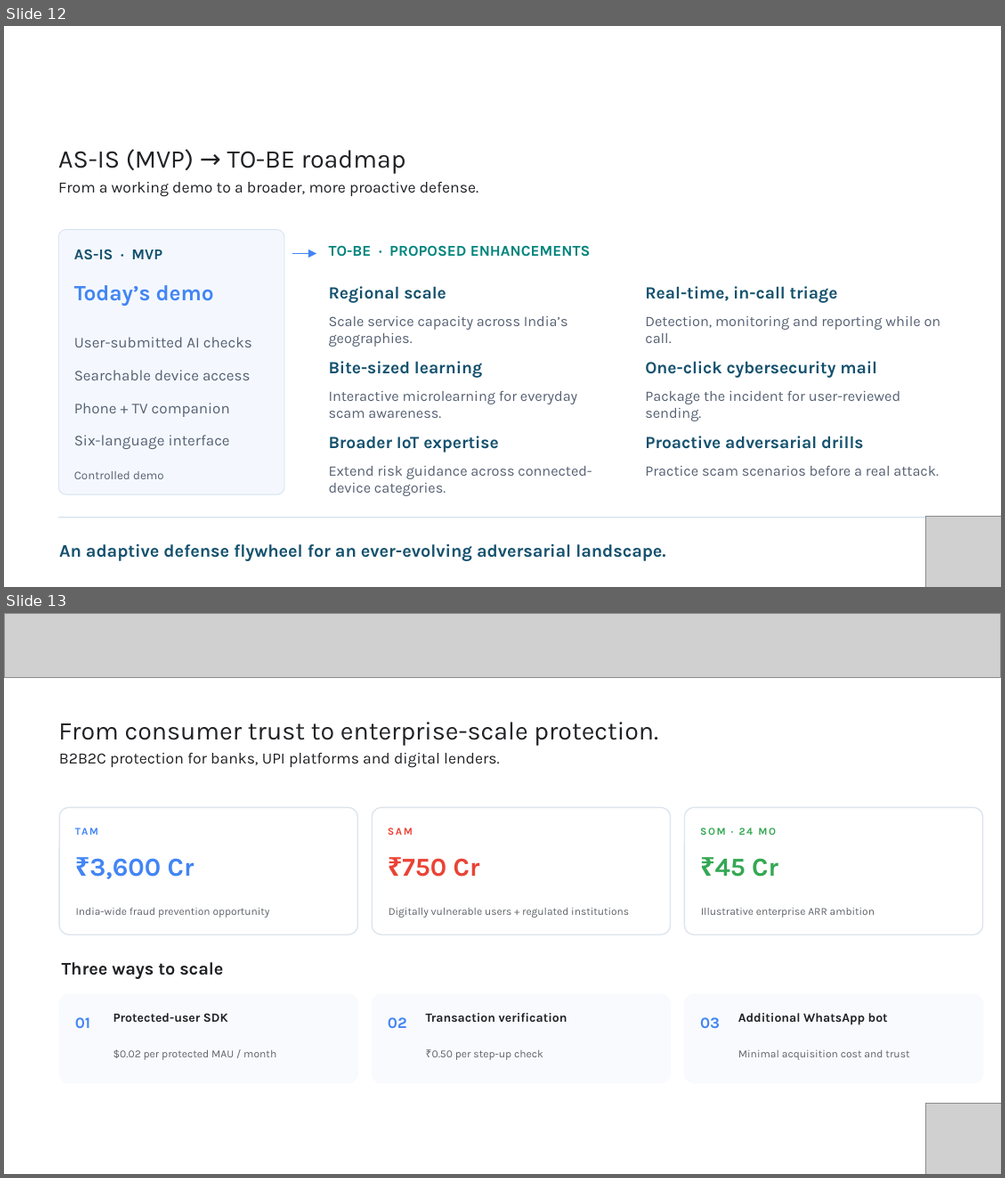
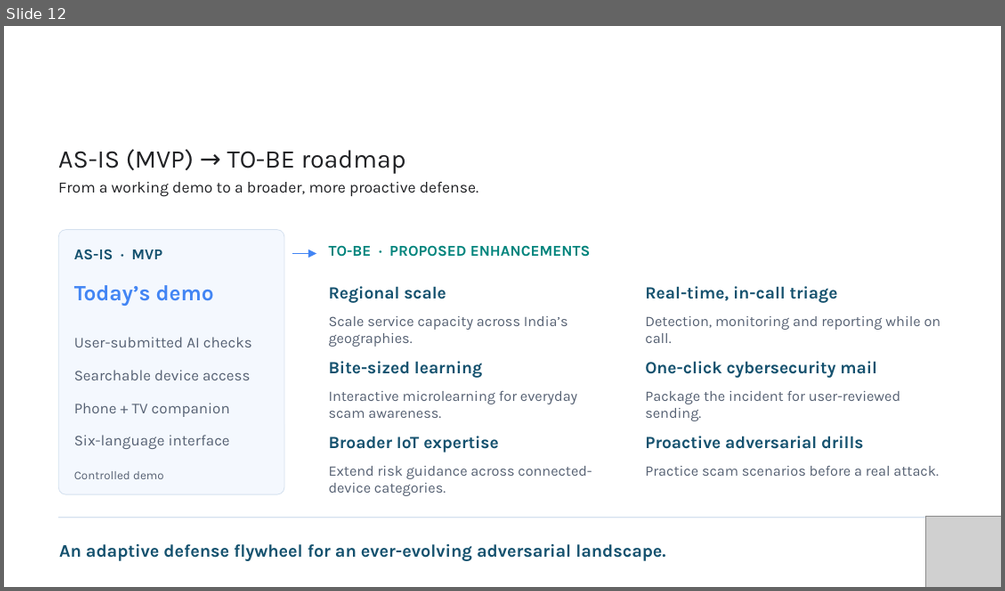
Before and after one commit to abhnovice/Dhalam-Hack2Skill, a slide deck: docs/submission/Dhalam_AI_Pitch_Final.pptx. Shown one above the other, each under a label of ours: slides 12 and 13 before the commit, slide 12 after it. The pictures are 1005x1178 and 1005x591 pixels, drawn with LibreOffice and Linux fonts; fonts in the diff are those of the drawing; grey boxes stand for pictures; background and template pictures are left out. Boxes give left, top, right and bottom in pixels: in the first picture for what was removed or moved away, otherwise in the second. Text is boxed around its words. In the diff, an @@ line names an element or a change of style, - is before the commit and + after.

```diff
--- a/docs/submission/Dhalam_AI_Pitch_Final.pptx
+++ b/docs/submission/Dhalam_AI_Pitch_Final.pptx
@@ slide 13 removed at (x1=4, y1=613, x2=1001, y2=1174), background #FFFFFF @@
@@ picture removed at (x1=4, y1=613, x2=1001, y2=678) @@
@@ text removed at (x1=58, y1=722, x2=658, y2=746) @@
-From consumer trust to enterprise-scale protection.
@@ text removed at (x1=59, y1=753, x2=500, y2=768) @@
-B2B2C protection for banks, UPI platforms and digital lenders.
@@ rounded rectangle removed at (x1=60, y1=807, x2=358, y2=934) @@
@@ text removed at (x1=75, y1=823, x2=322, y2=839) @@
-TAM
@@ rounded rectangle removed at (x1=372, y1=807, x2=670, y2=934) @@
@@ rounded rectangle removed at (x1=685, y1=807, x2=983, y2=934) @@
@@ text removed at (x1=388, y1=827, x2=413, y2=835) @@
-SAM
@@ text removed at (x1=700, y1=827, x2=776, y2=835) @@
-SOM · 24 MO
@@ text removed at (x1=89, y1=858, x2=194, y2=879) @@
-₹3,600 Cr
@@ text removed at (x1=402, y1=858, x2=480, y2=876) @@
-₹750 Cr
@@ text removed at (x1=715, y1=858, x2=778, y2=876) @@
-₹45 Cr
@@ text removed at (x1=76, y1=908, x2=270, y2=917) @@
-India-wide fraud prevention opportunity
@@ text removed at (x1=388, y1=908, x2=629, y2=917) @@
-Digitally vulnerable users + regulated institutions
@@ text removed at (x1=701, y1=908, x2=874, y2=917) @@
-Illustrative enterprise ARR ambition
@@ text removed at (x1=62, y1=962, x2=223, y2=979) @@
-Three ways to scale
@@ rounded rectangle removed at (x1=60, y1=995, x2=358, y2=1084) @@
@@ text removed at (x1=113, y1=1013, x2=228, y2=1022) @@
-Protected-user SDK
@@ rounded rectangle removed at (x1=372, y1=995, x2=670, y2=1084) @@
@@ text removed at (x1=426, y1=1013, x2=567, y2=1022) @@
-Transaction verification
@@ rounded rectangle removed at (x1=685, y1=995, x2=983, y2=1084) @@
@@ text removed at (x1=738, y1=1013, x2=888, y2=1025) @@
-Additional WhatsApp bot
@@ text removed at (x1=75, y1=1017, x2=90, y2=1028) @@
-01
@@ text removed at (x1=388, y1=1017, x2=407, y2=1028) @@
-02
@@ text removed at (x1=700, y1=1017, x2=720, y2=1028) @@
-03
@@ text removed at (x1=113, y1=1049, x2=276, y2=1060) @@
-$0.02 per protected MAU / month
@@ text removed at (x1=432, y1=1050, x2=543, y2=1060) @@
-₹0.50 per step-up check
@@ text removed at (x1=738, y1=1050, x2=909, y2=1060) @@
-Minimal acquisition cost and trust
@@ picture removed at (x1=926, y1=1103, x2=1001, y2=1174) @@
```
Also in this commit, not shown: 2 slides changed, 2 slides added, 1 other slide removed.
